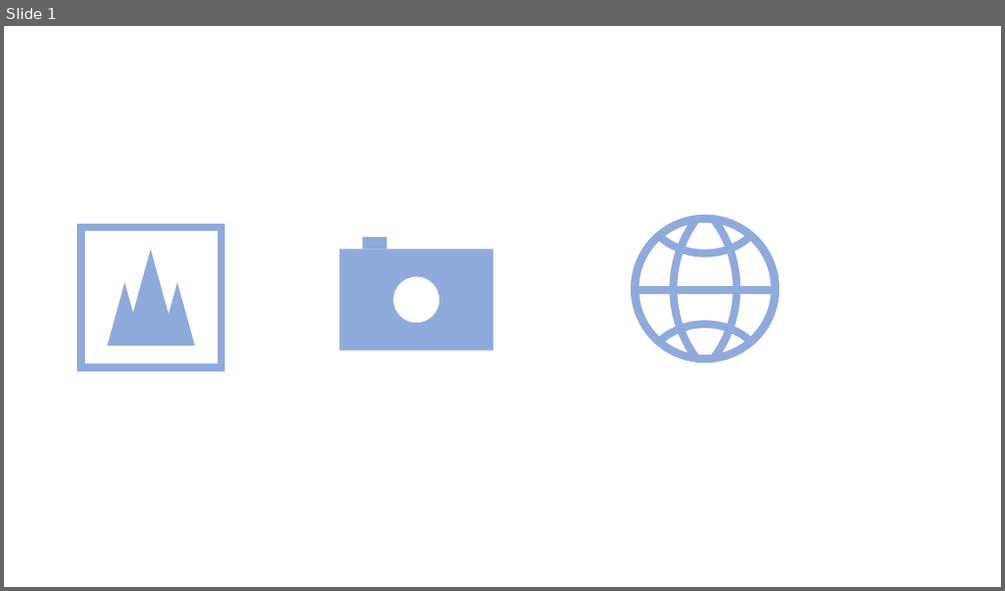
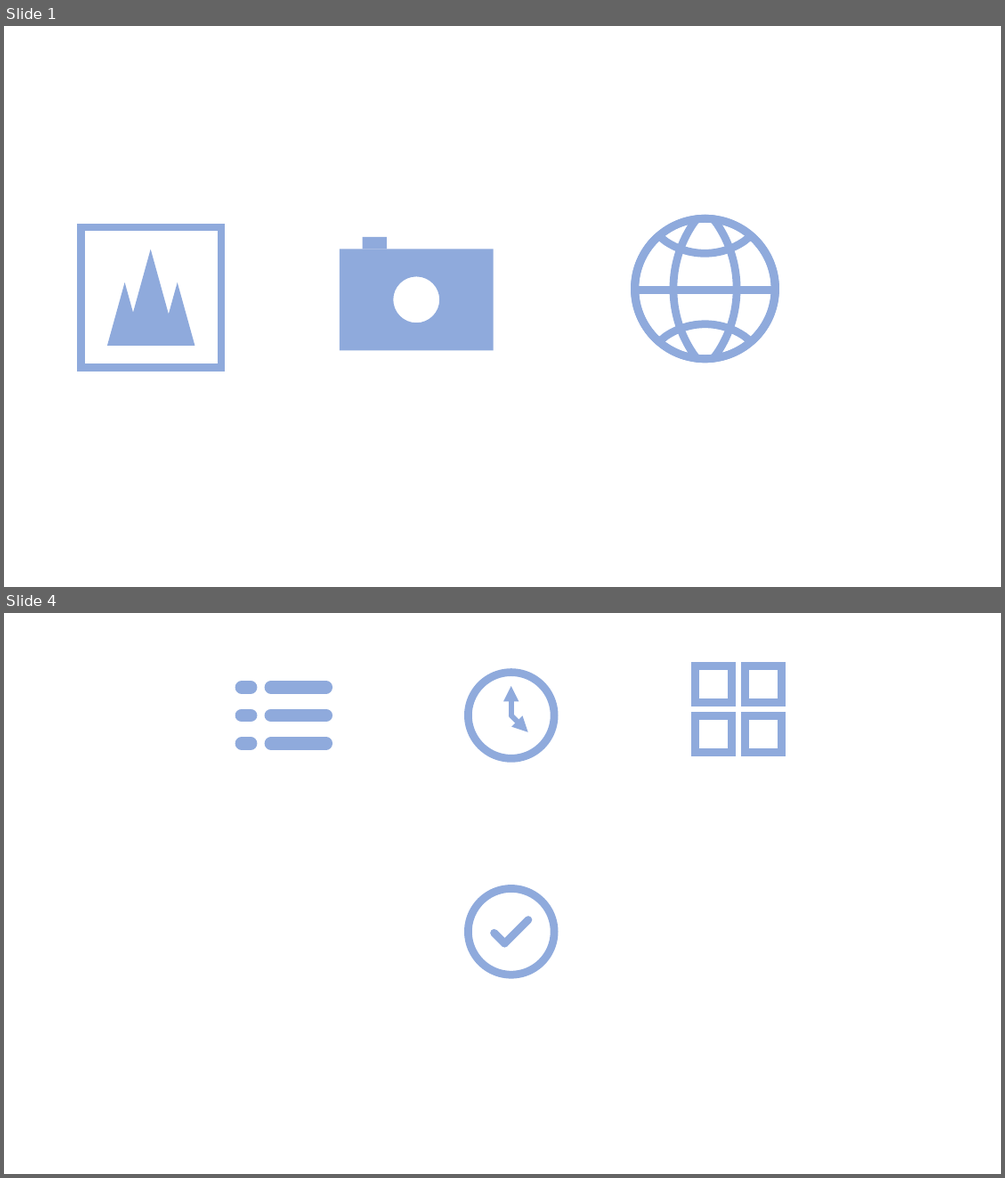
Before and after one commit to calorier/front-end, a slide deck: calorier/src/Common/icons.pptx. Shown one above the other, each under a label of ours: slide 1 before the commit, slides 1 and 4 after it; the slides between them are not shown. The pictures are 1005x591 and 1005x1178 pixels, drawn with LibreOffice and Linux fonts; fonts in the diff are those of the drawing. Boxes give left, top, right and bottom in pixels: in the first picture for what was removed or moved away, otherwise in the second. Text is boxed around its words. In the diff, an @@ line names an element or a change of style, - is before the commit and + after.

```diff
--- a/calorier/src/Common/icons.pptx
+++ b/calorier/src/Common/icons.pptx
@@ slide 4 added at [4,613,1001,1174], background #FFFFFF @@
@@ ellipse added at [469,672,554,758], outline #8FAADC 7.5 pt @@
@@ arrow added from (511, 715) to (511, 686), #8FAADC 5 pt @@
@@ arrow added from (511, 715) to (528, 732), #8FAADC 5 pt @@
@@ group added at [696,666,782,753]: 4 rectangles @@
@@ group added at [242,687,326,743]: 6 lines @@
@@ ellipse added at [469,888,554,974], outline #8FAADC 7.5 pt @@
@@ line added from (505, 943) to (528, 919), #8FAADC 7.5 pt @@
@@ line added from (494, 933) to (505, 943), #8FAADC 7.5 pt @@
```
Also in this commit, not shown: 2 other slides added, 1 slide removed, 13 other files.
